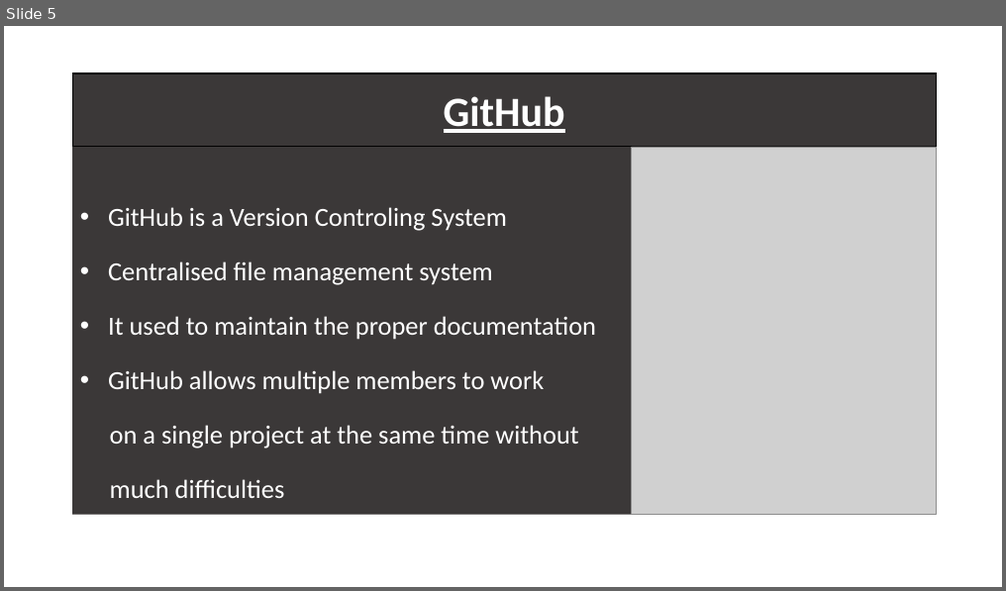
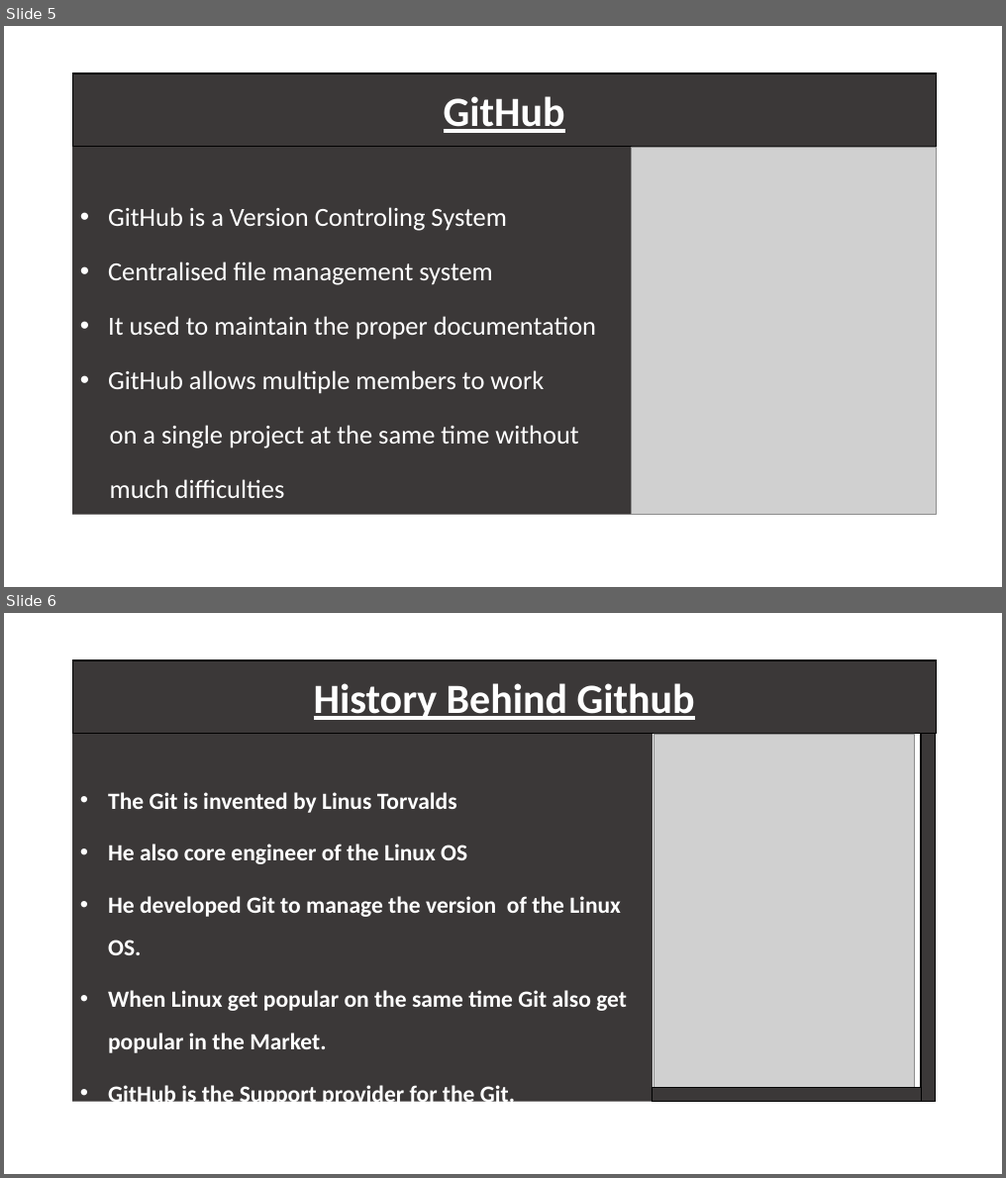
Before and after one commit to ATE186-Murali/PPT, a slide deck: GitHub.pptx. Shown one above the other, each under a label of ours: slide 5 before the commit, slides 5 and 6 after it. The pictures are 1006x591 and 1006x1178 pixels, drawn with LibreOffice and Linux fonts; fonts in the diff are those of the drawing; grey boxes stand for pictures. Boxes give left, top, right and bottom in pixels: in the first picture for what was removed or moved away, otherwise in the second. Text is boxed around its words. In the diff, an @@ line names an element or a change of style, - is before the commit and + after.

```diff
--- a/GitHub.pptx
+++ b/GitHub.pptx
@@ slide 6 added at (4,613,1002,1174), background #FFFFFF @@
@@ rectangle added at (73,661,936,735), fill #3B3838, outline #000000 1 pt, 40 pt, text #FFFFFF, bold, underline @@
+History Behind Github
@@ subtitle added at (73,734,653,1102), fill #3B3838, 22.4 pt, text #FFFFFF, bold @@
+• The Git is invented by Linus Torvalds
+• He also core engineer of the Linux OS
+• He developed Git to manage the version of the Linux OS.
+• When Linux get popular on the same time Git also get popular in the Market.
+• GitHub is the Support provider for the Git.
@@ picture added at (653,734,915,1102) @@
@@ rectangle added at (921,734,936,1102), fill #3B3838, outline #000000 1 pt @@
@@ rectangle added at (652,1088,921,1102), fill #3B3838, outline #000000 1 pt @@
```
